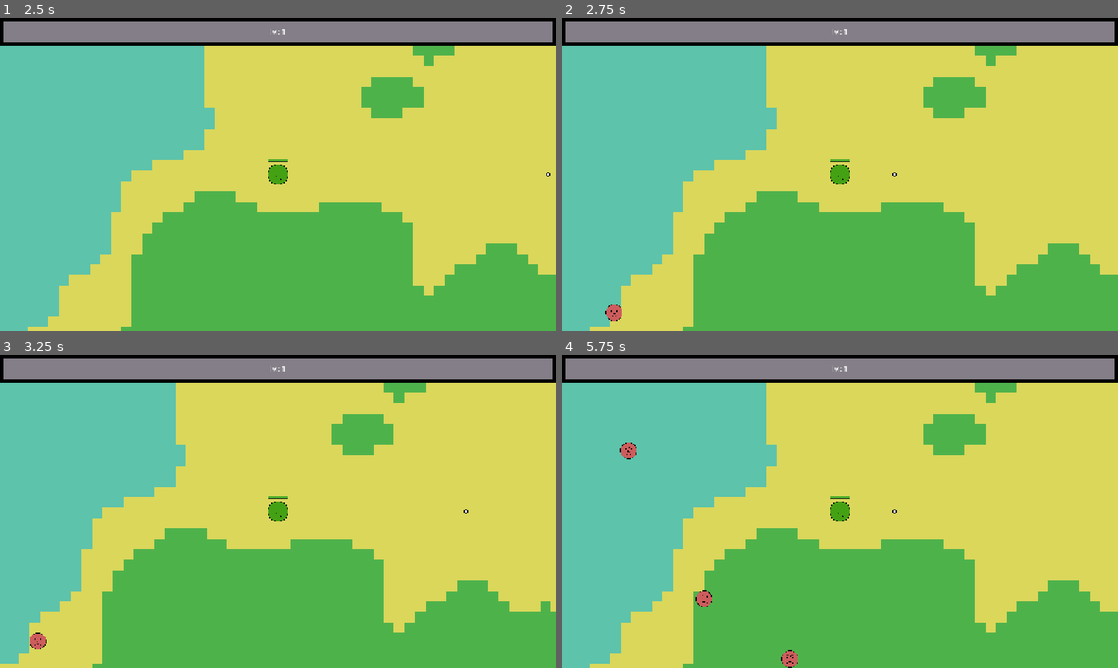
Above: before the commit, frames 1-4 (two rows, left to right).
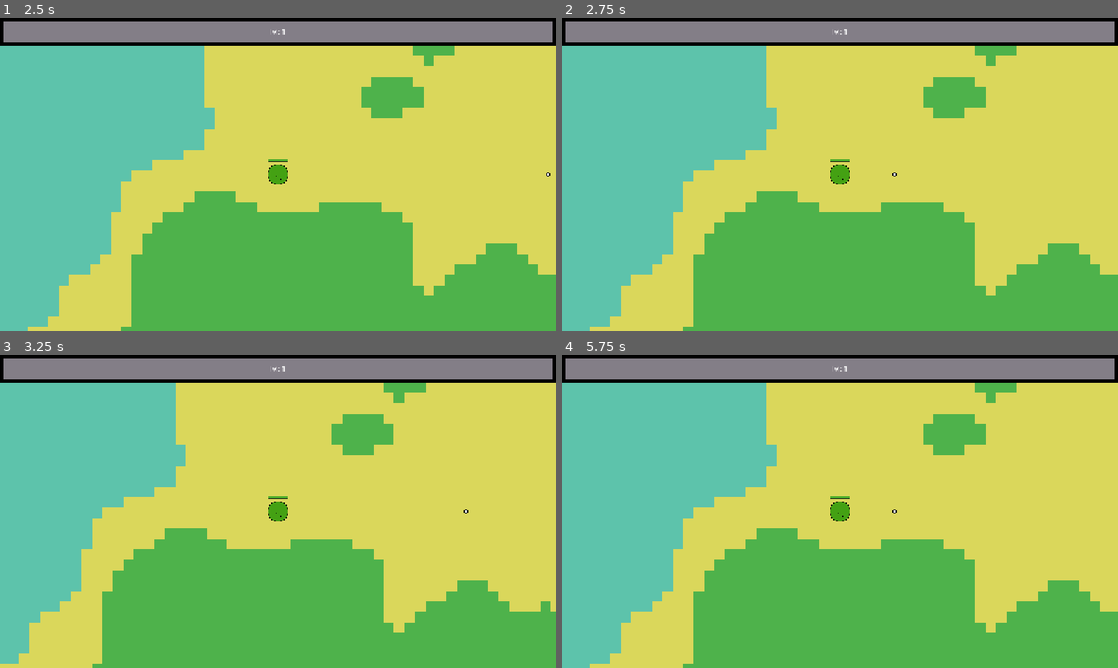
Above: after the commit, the same moments.

Repository: seanjosefosky/wave-survival
Game: Godot game, scene res://GUI/main_menu.tscn
Same seed, same stepped clock (60 frames per second), same inputs: the game is played once before the commit and once after it.
Inputs (mouse positions are in pixels of both pictures, inside the frame that each line leads up to):
- Up to frame 1 (2.5 s): click "Play" at 0.5 s; tap Enter at 1.25 s; move the mouse to (400, 158) at 1.27 s; hold D (move_right) 1.28-2 s; tap Backspace at 1.35 s; click (400, 158) at 1.42 s; drag from (166, 190) to (389, 174) at 2.02 s
- Up to frame 2 (2.75 s): no input
- Up to frame 3 (3.25 s): move the mouse to (333, 442) at 2.77 s; hold D (move_right) from 2.78 s (still down); tap F at 2.85 s
- Up to frame 4 (5.75 s): release D (move_right) at 3.5 s; drag from (812, 574) to (840, 511) at 3.52 s; move the mouse to (1006, 558) at 4.27 s; hold A (move_left) 4.28-5 s; tap Z at 4.35 s; drag from (673, 464) to (840, 511) at 5.02 s

Frame 1 is identical in both runs. In frame 2, 0.1% of the frame differs, in the area x 7-11%, y 91-97%; in frame 3, 0.1%; in frame 4, 0.4%, in the area x 10-43%, y 28-100%.
Error after the commit: Invalid access to property or key 'sprite' on a base object of type 'Nil'. (res://Gameplay/Entities/Enemies/enemy_base.gd:11)

Commit message:
Create Enemy base Class

Diff:
--- a/Gameplay/Entities/Enemies/enemy_base.gd
+++ b/Gameplay/Entities/Enemies/enemy_base.gd
@@ -1,22 +1,25 @@
 class_name Enemy
 extends CharacterBody2D
+
+@export var stats: EnemyStats
+@onready var sprite_2d: Sprite2D = $Sprite2D
 
 @onready var player := get_node("/root/World/Player")
 @onready var animation: AnimationPlayer = $AnimationPlayer
 
-var speed := randf_range(50.0, 60.0)
-var health := 10.0
-
+func _ready() -> void:
+	sprite_2d.texture = stats.sprite
 
 func _physics_process(_delta):
-	var direction = global_position.direction_to(player.position)
-	velocity = direction * speed
+	var direction = (player.global_position - global_position).normalized()
+	velocity = direction * stats.speed
 	move_and_slide()
 
+## Handles enemy damage and death
 func take_damage(dmg):
 	animation.play("take_damage")
-	health -= dmg
-	if health <= 0:
+	stats.health -= dmg
+	if stats.health <= 0:
 		var pos := global_position
 		spawn_xp(pos)
 		queue_free()
--- a/Gameplay/Entities/Enemies/enemy_base.tscn
+++ b/Gameplay/Entities/Enemies/enemy_base.tscn
@@ -1,7 +1,7 @@
 [gd_scene format=3 uid="uid://c2eb18u0y45mh"]
 
 [ext_resource type="Script" uid="uid://fqnxhhtlt52w" path="res://Gameplay/Entities/Enemies/enemy_base.gd" id="1_fwgtn"]
-[ext_resource type="Texture2D" uid="uid://bakr5rtfcnpyr" path="res://Textures/BadGuy.png" id="2_x65lx"]
+[ext_resource type="Resource" uid="uid://d2rrfqmfemnf3" path="res://Gameplay/Entities/Enemies/Resources/red_face.tres" id="2_lkiiy"]
 
 [sub_resource type="Animation" id="Animation_rgfr3"]
 resource_name = "normal"
@@ -45,16 +45,17 @@
 radius = 13.0
 
 [node name="Enemy" type="CharacterBody2D" unique_id=2070332676]
-z_index = 5
+z_index = 4
 collision_layer = 2
 collision_mask = 31
+floor_constant_speed = true
 platform_on_leave = 2
 script = ExtResource("1_fwgtn")
+stats = ExtResource("2_lkiiy")
 
 [node name="Sprite2D" type="Sprite2D" parent="." unique_id=1514615086]
 texture_filter = 1
 scale = Vector2(0.8, 0.8)
-texture = ExtResource("2_x65lx")
 
 [node name="AnimationPlayer" type="AnimationPlayer" parent="." unique_id=7654136]
 libraries/ = SubResource("AnimationLibrary_rgfr3")
--- /dev/null
+++ b/Gameplay/Entities/Enemies/enemy_stats_base.gd
@@ -0,0 +1,8 @@
+class_name EnemyStats
+extends Resource
+
+@export var name: String
+@export var sprite: Texture2D
+
+@export var health: int
+@export var speed: float
